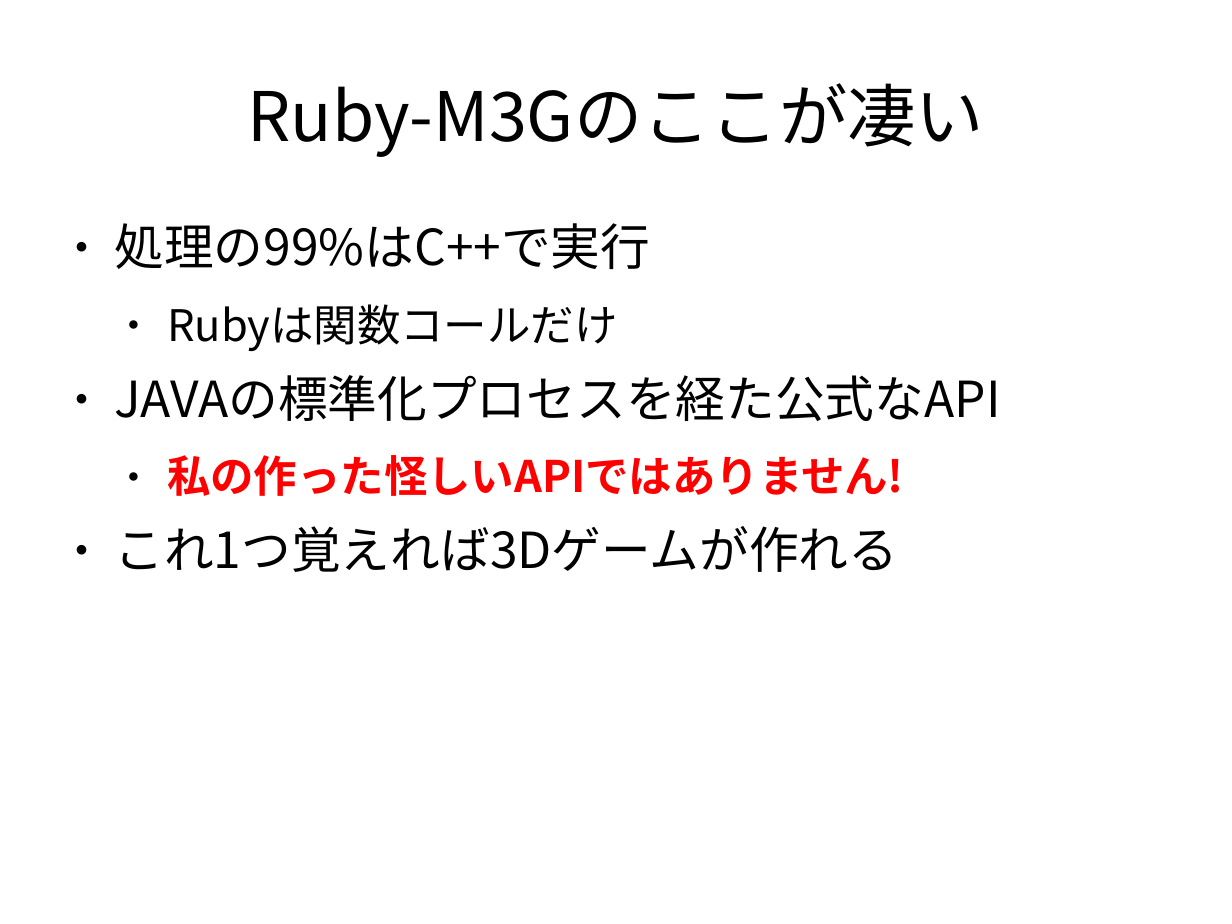
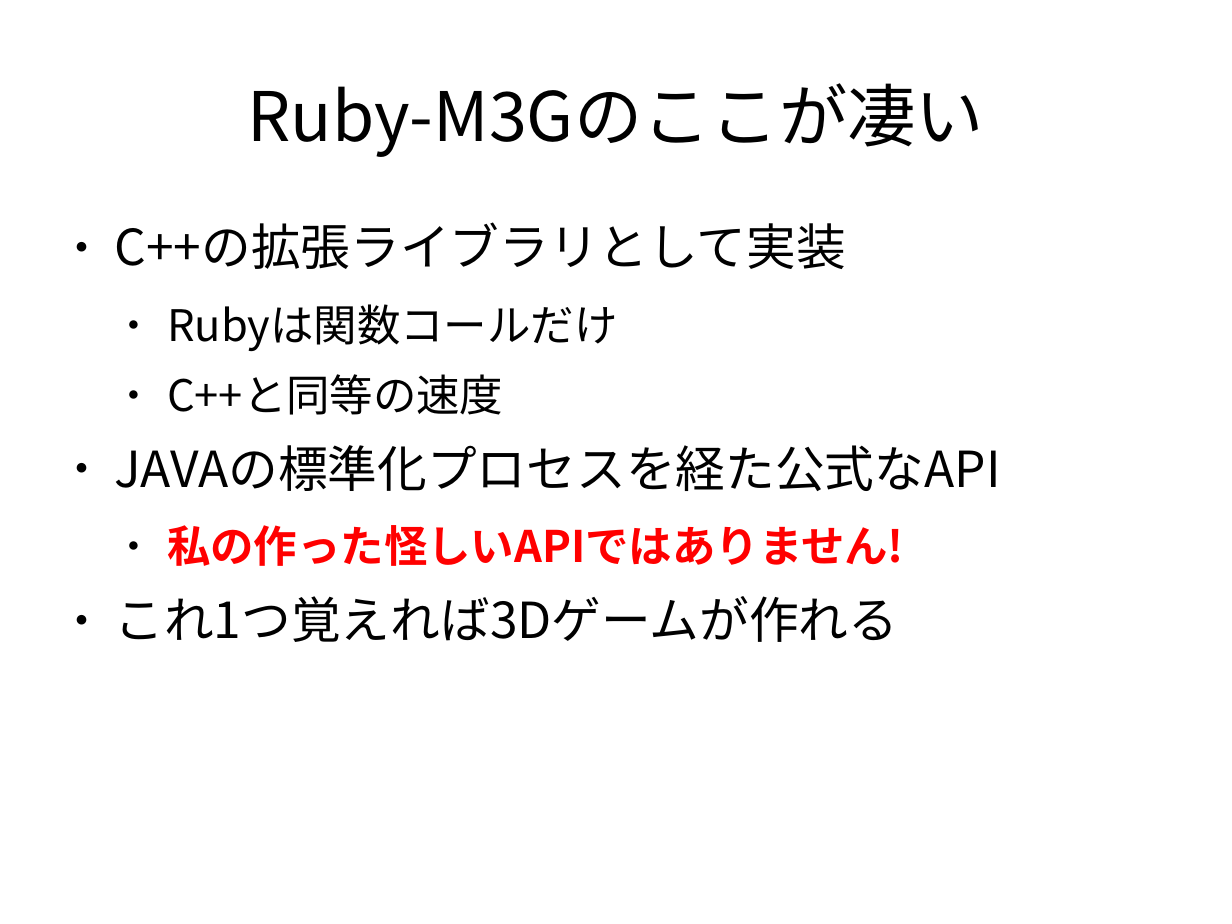
Before and after one commit to vadosnaprimer/desktop-m3g, a slide deck: slide 5 of doc/conference/Ruy会議2010-Ruby-M3G.odp (slide 4 before the commit). Drawn at 1232x924 pixels with LibreOffice and Linux fonts; fonts in the diff are those of the drawing. Boxes give left, top, right and bottom in pixels: in the first picture for what was removed or moved away, otherwise in the second. Text is boxed around its words. In the diff, an @@ line names an element or a change of style, - is before the commit and + after.

```diff
--- a/doc/conference/Ruy会議2010-Ruby-M3G.odp
+++ b/doc/conference/Ruy会議2010-Ruby-M3G.odp
@@ text at (114,222,845,269): text changed @@
-● 処理の99%はC++で実行
+● C++の拡張ライブラリとして実装
@@ text at (167,374,503,415): paragraph added @@
+  ● C++と同等の速度
```
Also in this commit, not shown: 3 other slides changed, 4 slides added, 2 slides removed, 2 other files.
